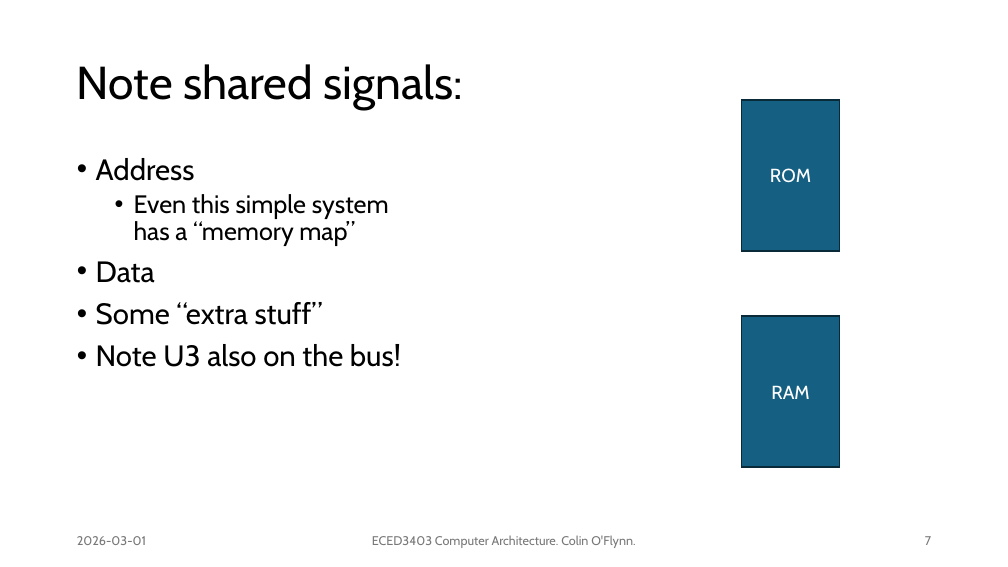
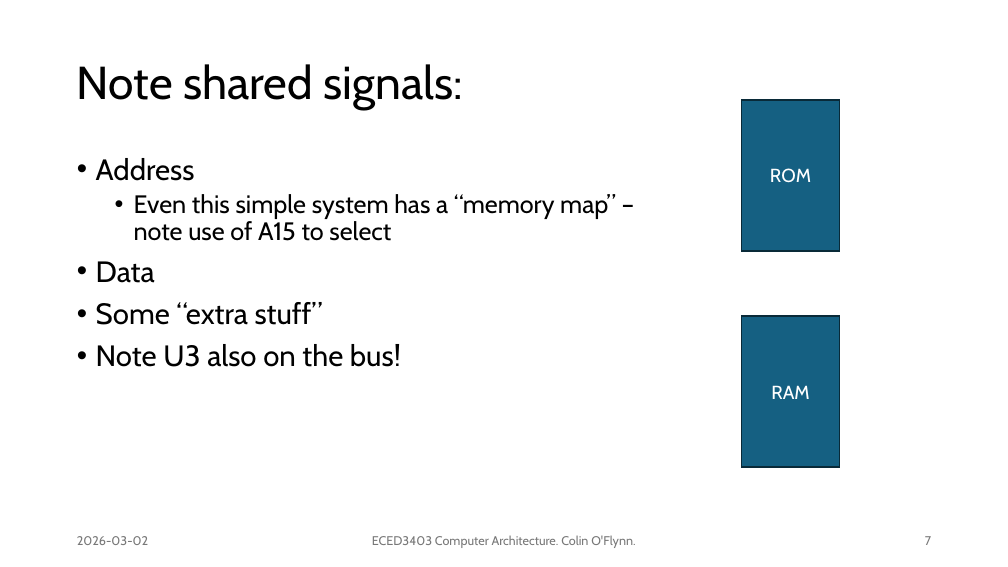
Before and after one commit to colinoflynn/eced3403-computer-architecture, a slide deck: slide 7 of slides/3403 - 4.1 - Memory Busses.pptx. Drawn at 1008x567 pixels with LibreOffice and Linux fonts; fonts in the diff are those of the drawing. Boxes give left, top, right and bottom in pixels: in the first picture for what was removed or moved away, otherwise in the second. Text is boxed around its words. In the diff, an @@ line names an element or a change of style, - is before the commit and + after.

Commit message:
Sync small changes in memory buffer slides

```diff
--- a/slides/3403 - 4.1 - Memory Busses.pptx
+++ b/slides/3403 - 4.1 - Memory Busses.pptx
@@ text at bbox=[134, 194, 616, 241]: text changed @@
-  • Even this simple system has a “memory map”
+  • Even this simple system has a “memory map” – note use of A15 to select
@@ text at bbox=[77, 536, 148, 545]: text changed @@
-2026-03-01
+2026-03-02
```
Also in this commit, not shown: 29 other slides changed, 5 slides added.
